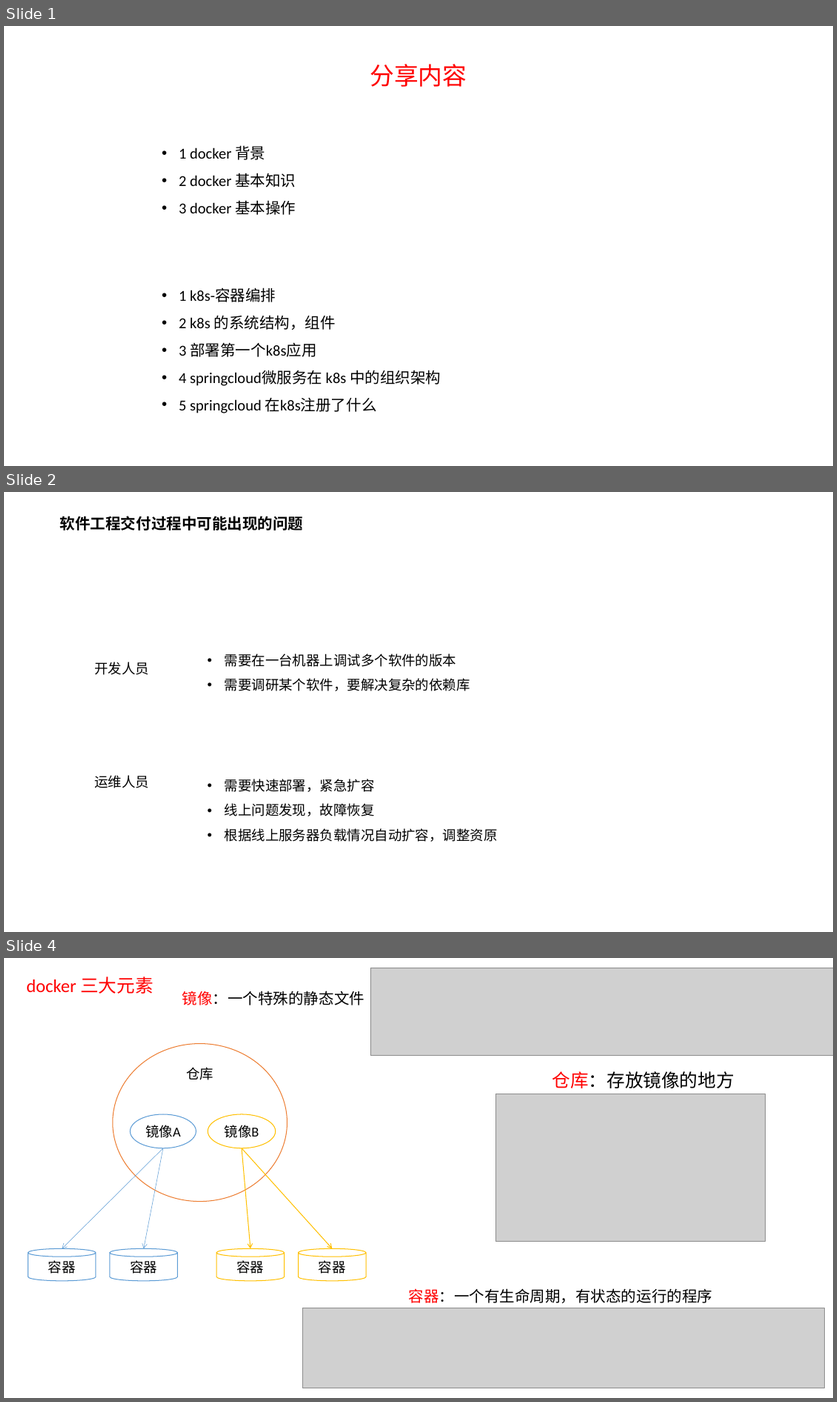
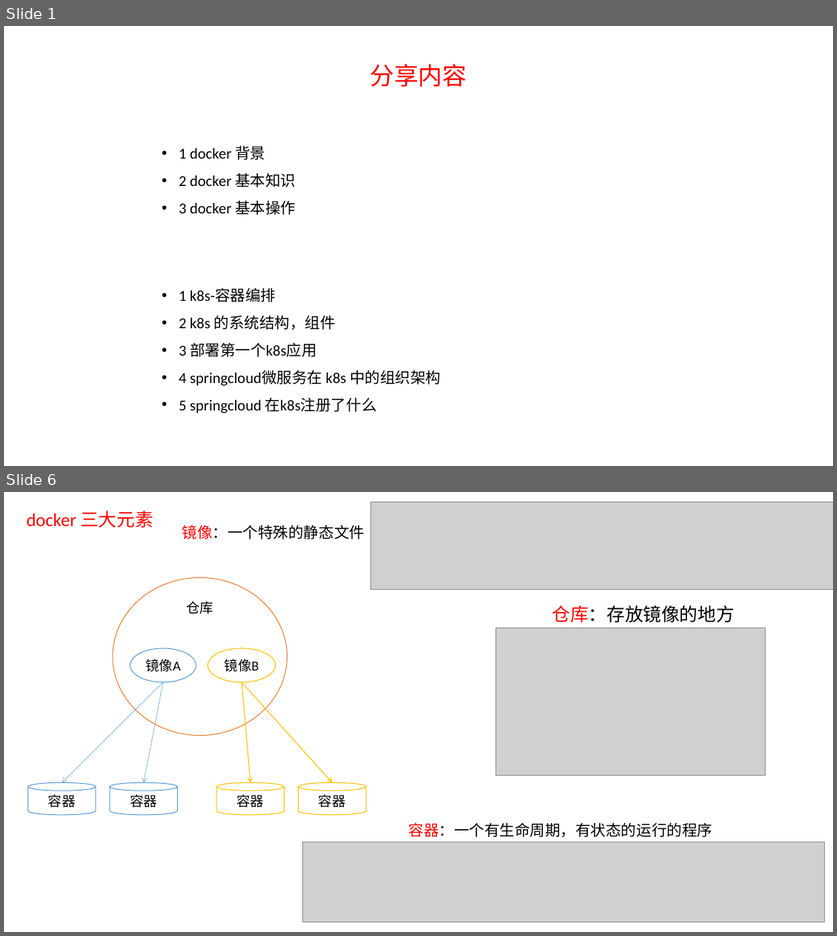
Before and after one commit to caesar-empereur/read-book, a slide deck: share/docker-k8s分享.pptx. Shown one above the other, each under a label of ours: slides 1, 2 and 4 before the commit, slides 1 and 6 after it; the slides between them are not shown. The pictures are 837x1402 and 837x936 pixels, drawn with LibreOffice and Linux fonts; fonts in the diff are those of the drawing; grey boxes stand for pictures. Boxes give left, top, right and bottom in pixels: in the first picture for what was removed or moved away, otherwise in the second. Text is boxed around its words. In the diff, an @@ line names an element or a change of style, - is before the commit and + after.

```diff
--- a/share/docker-k8s分享.pptx
+++ b/share/docker-k8s分享.pptx
@@ slide 2 removed at (x1=4, y1=492, x2=833, y2=932), background #FFFFFF @@
@@ text removed at (x1=60, y1=516, x2=303, y2=530) @@
-软件工程交付过程中可能出现的问题
@@ text removed at (x1=94, y1=661, x2=149, y2=675) @@
-开发人员
@@ text removed at (x1=225, y1=653, x2=470, y2=691) @@
-• 需要在一台机器上调试多个软件的版本
-• 需要调研某个软件，要解决复杂的依赖库
@@ text removed at (x1=94, y1=775, x2=149, y2=788) @@
-运维人员
@@ text removed at (x1=225, y1=778, x2=498, y2=841) @@
-• 需要快速部署，紧急扩容
-• 线上问题发现，故障恢复
-• 根据线上服务器负载情况自动扩容，调整资原
@@ what was slide 4 is now slide 6 @@
```
Also in this commit, not shown: 3 slides changed, 3 slides added.
